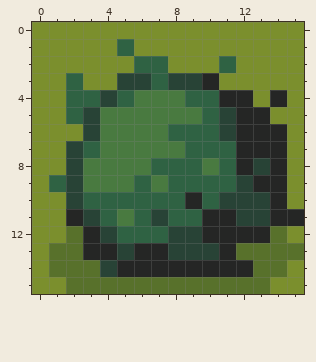
Pixel-art sprite -- src/main/resources/textures/bush2.png. Above, as it was before the edit.
The file is 16x16 pixels.
And afterwards:
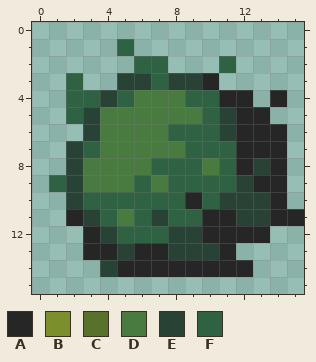
Palette (. is transparent): A #252625  B #7b8f2d  C #58712b  D #497a40  E #284336  F #2f6243
Edits made:
Colour B is removed in row 0 at x 0 to 15; in row 1 at x 0 to 4 and 6 to 15; in row 2 at x 0 to 5, 8 to 10 and 12 to 15; in row 3 at x 0 to 1, 3 to 4 and 11 to 15; in row 4 at x 0 to 1, 13 and 15; in row 5 at x 0 to 1 and 14 to 15.
Colour B is removed in row 6 at x 0 to 2 and 15; in rows 7 to 8 at x 0 to 1 and 15; in row 9 at x 0 and 15; in row 10 at x 0 to 1 and 15; in row 11 at x 0 to 1; in row 12 at x 0 to 1 and 15.
Colour B is removed in row 13 at x 0; in row 14 at x 0 and 15; in row 15 at x 0 to 1 and 14 to 15.
Colour C is removed in row 12 at x 2 and 14; in row 13 at x 1 to 2 and 12 to 15; in row 14 at x 1 to 3 and 13 to 14; in row 15 at x 2 to 13.
